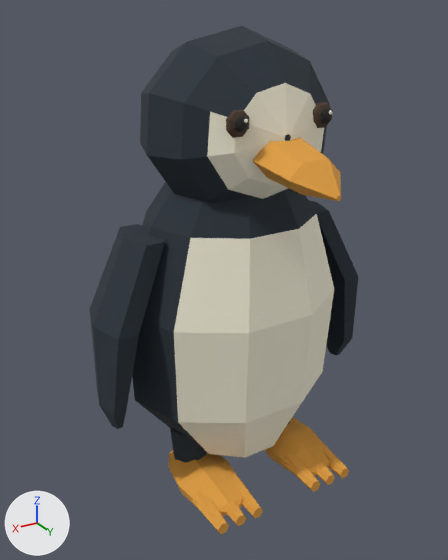
Two versions of the glTF model public/models/safari/Penguin.gltf, one commit apart.
Camera for both pictures: a 50 mm lens placed at (2.16, 3.5, 3.32), pointed at (0.08, 0.04, 1.59). Every picture has the same lights, and +X, +Y and +Z are marked at lower left. The picture after the commit comes second. Vertices at exactly the same position are counted once.

Objects in the first picture: 'AnimalSkin'.
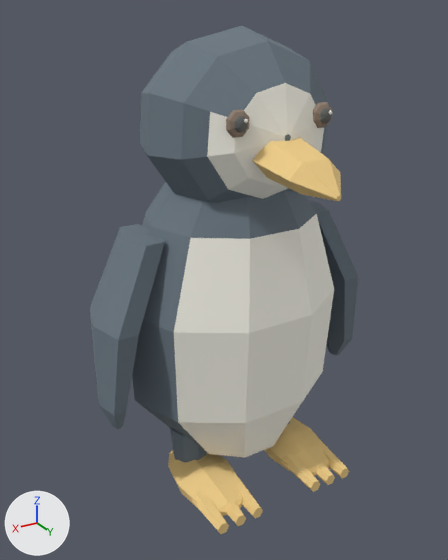
Changed parts and their boxes [x1, y1, x2, y2] in the pictures (448 x 560 px):
```json
{"part": 1, "of": "me_penguinskin", "change": "recoloured", "before": [90, 26, 358, 463], "after": [90, 26, 358, 463], "on screen": "lighter"}
{"part": 2, "of": "me_penguinskin", "change": "recoloured", "before": [168, 138, 349, 534], "after": [168, 138, 349, 534]}
{"part": 3, "of": "me_penguinskin", "change": "recoloured", "before": [174, 83, 334, 458], "after": [174, 83, 334, 458], "on screen": "pale yellow to white"}
{"part": 4, "of": "me_penguinskin", "change": "recoloured", "before": [235, 108, 332, 133], "after": [235, 108, 332, 133]}
{"part": 5, "of": "me_penguinskin", "change": "recoloured", "before": [226, 102, 332, 138], "after": [226, 102, 332, 138], "on screen": "lighter"}
```

The change, as JSON lines over the scene's bpy script:
```json
{"block": "me_penguinskin", "where": "me_penguinskin.from_pydata(...)  # 973 vertices, 1918 faces; spans x -1.07..1.07, y -0.98..1.09, z 0.05..3.25"}
{"block": "me_penguinskin", "where": "# used by ob_animalskin; location = (0.0, 0.0, 0.0)"}
{"block": "me_penguinskin", "change": "me_penguinskin part 1: 612 faces centred in x -1.05..1.05, y -0.98..0.61, z 0.27..3.21 are repainted in the vertex colours; the middle colour goes from dark blue #252f38 to greyish blue #6a7781"}
{"block": "me_penguinskin", "change": "me_penguinskin part 2: 605 faces centred in x -0.6..0.6, y -0.13..1.09, z 0.07..2.63 are repainted in the vertex colours; the middle colour goes from orange #e19f40 to beige #f1cf89"}
{"block": "me_penguinskin", "change": "me_penguinskin part 3: 304 faces centred in x -0.51..0.51, y 0.31..0.62, z 0.37..2.86 are repainted in the vertex colours; the middle colour goes from pale yellow #f6f1db to white #fbf9ee"}
{"block": "me_penguinskin", "change": "me_penguinskin part 4: 214 faces centred in x -0.34..0.34, y 0.58..0.61, z 2.72..2.81 are repainted in the vertex colours; the middle colour goes from black #202221 to dark grey #636665"}
{"block": "me_penguinskin", "change": "me_penguinskin part 5: 183 faces centred in x -0.37..0.37, y 0.51..0.57, z 2.69..2.83 are repainted in the vertex colours; the middle colour goes from brown #4b392c to brown #948273"}
```
